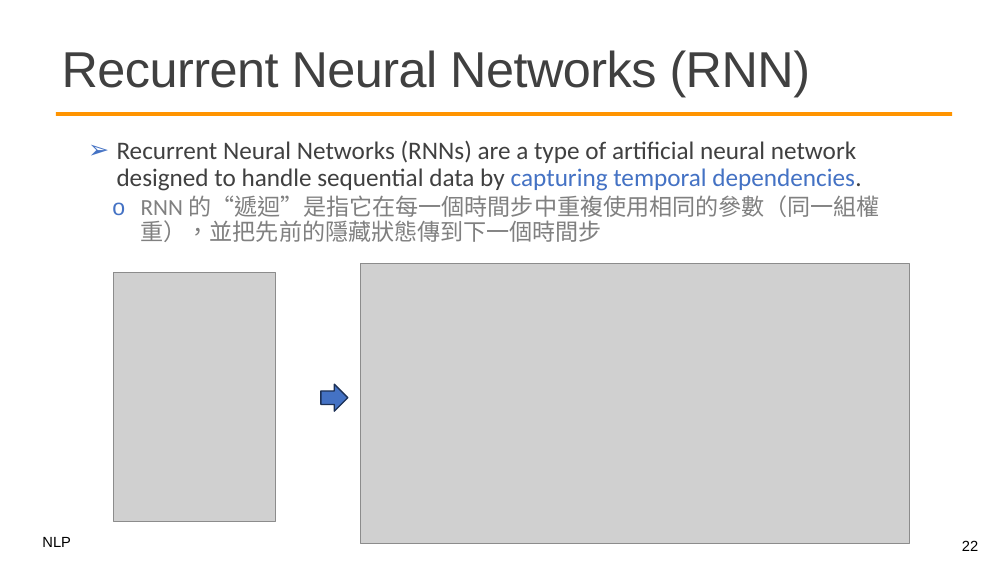
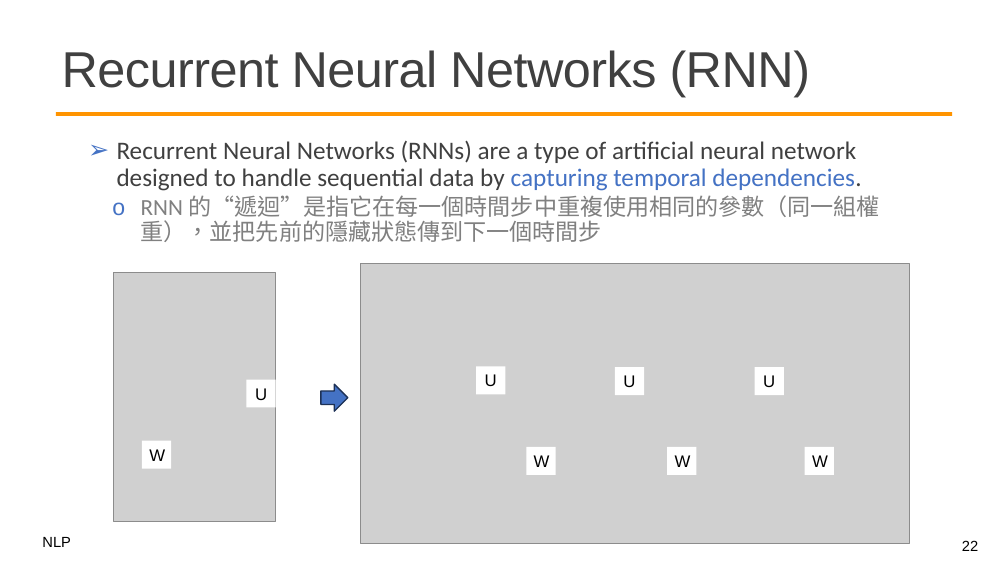
Before and after one commit to mcps5601/CGUNLP_2026_Spring, a slide deck: slide 22 of slides/w3_rnns_0309.pptx. Drawn at 1008x567 pixels with LibreOffice and Linux fonts; fonts in the diff are those of the drawing; grey boxes stand for pictures; background and template pictures are left out. Boxes give left, top, right and bottom in pixels: in the first picture for what was removed or moved away, otherwise in the second. Text is boxed around its words. In the diff, an @@ line names an element or a change of style, - is before the commit and + after.

```diff
--- a/slides/w3_rnns_0309.pptx
+++ b/slides/w3_rnns_0309.pptx
@@ rectangle added at (247,380,276,408), fill #FFFFFF, 16 pt, text #000000 @@
+U
@@ rectangle added at (476,367,506,395), fill #FFFFFF, 16 pt, text #000000 @@
+U
@@ rectangle added at (615,368,644,395), fill #FFFFFF, 16 pt, text #000000 @@
+U
@@ rectangle added at (755,368,784,395), fill #FFFFFF, 16 pt, text #000000 @@
+U
@@ rectangle added at (142,441,172,469), fill #FFFFFF, 16 pt, text #000000 @@
+W
@@ rectangle added at (526,447,556,475), fill #FFFFFF, 16 pt, text #000000 @@
+W
@@ rectangle added at (668,447,697,475), fill #FFFFFF, 16 pt, text #000000 @@
+W
@@ rectangle added at (805,447,834,475), fill #FFFFFF, 16 pt, text #000000 @@
+W
```
Also in this commit, not shown: 1 other file.
